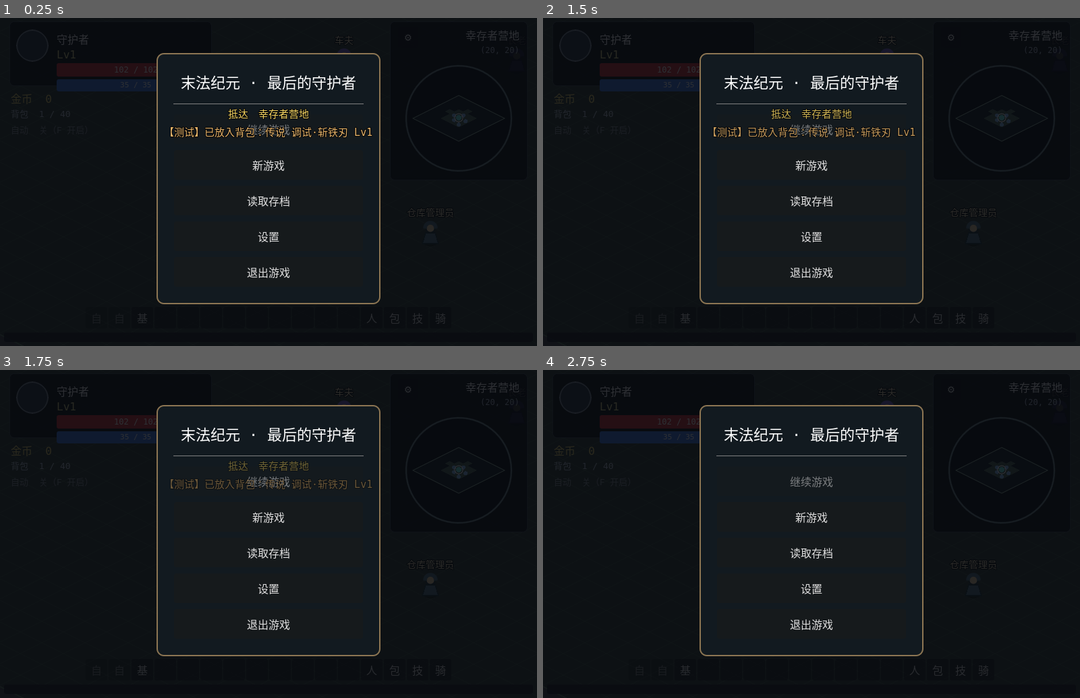
Above: before the commit, frames 1-4 (two rows, left to right).
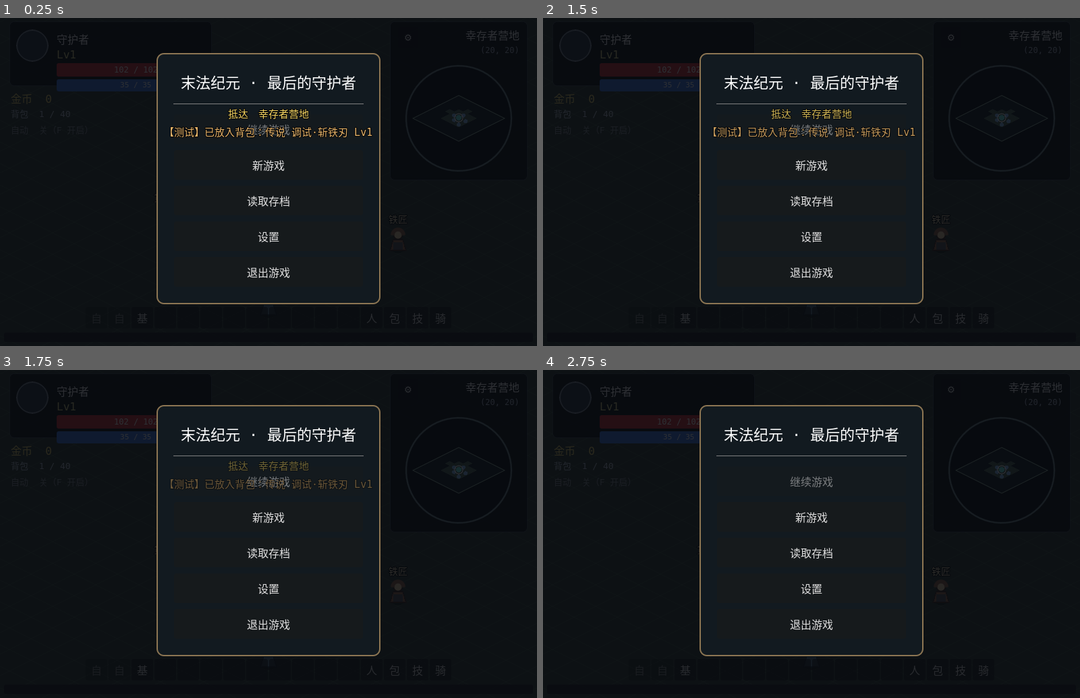
Above: after the commit, the same moments.

Repository: fengcms/DegenerateAge
Game: Godot game, scene res://scenes/Main.tscn
Same seed, same stepped clock (60 frames per second), same inputs: the game is played once before the commit and once after it.
Inputs:
- Up to frame 1 (0.25 s): no input
- Up to frame 2 (1.5 s): click "⚙" at 0.5 s; click "自" at 1.25 s
- Up to frame 3 (1.75 s): no input
- Up to frame 4 (2.75 s): click "自" at 2 s

The runs differ from the first frame. In frame 1, 0.1% of the frame differs, in the area x 28-85%, y 5-68%; in frame 2, 0.1%; in frame 3, 0.1%; in frame 4, 0.1%.

Commit message:
feat(m5-9b): 地图显示大小＝相机倍率（mapScale），切图后自动补应用
- 新增设置键 mapScale（0.8–1.5，默认 1.0）＝Camera2D.zoom，写进 default_settings()
- SettingsRuntime 新增 _apply_map_scale()（apply_all 末尾接线）/ apply_map_scale_to(camera)
  / map_scale_value()（读取 + clamp）。拆 *_to(camera) 是因为 Game.tscn 未必是 current_scene
  （测试直接加载时不是），按路径查会落空 —— 与既有 apply_ui_scale_to(ui) 同模式
- game.gd 相机装配段（limit 四行与 reset_smoothing 之间）补应用一次：
  切图 reload 重建 Player/Camera2D 后倍率不丢
- DisplayProbe 新增 --map-scale=X 模式（固定 1280×800，只变 zoom）
- 实测：0.8 / 1.0 / 1.5 ⇒ 相机 zoom 同步，可见世界 1600×1000 / 1280×800 / 853×533、
  玩家像素高 19.2 / 24 / 36（可见世界 = 视口÷zoom，自洽）；HUD / 小地图 / 快捷栏三档完全一致
  （三轴解耦成立）；截图同时暴露 NPC 头顶名随 zoom 缩放 ⇒ 印证 M5-9e 必做
- 冒烟新增 _test_map_scale：取值 / clamp / 缺键默认 + apply_map_scale_to 生效 +
  加载 Game.tscn 后 zoom == 0.8（证明世界装配确实补应用）
- 无需 schema 升级（缺键取默认 1.0）
- 文档：工程 17（M5-9b 执行记录）、15（批次②B 进度）、08（头部 / §1 / §2 / §5.18 标题 / 新增 §5.18.1 / §11）
- 验证：导入 0 error / 冒烟全部通过 / SettingsTest 全部通过 / 启动回归配置校验通过 0 SCRIPT ERROR

Diff:
--- a/autoload/game_state.gd
+++ b/autoload/game_state.gd
@@ -122,6 +122,7 @@
 		"screenShake": true,
 		"strongFlash": true,
 		"textScale": 1.0,
+		"mapScale": 1.0,              # M5-9b（09-A）：地图显示大小＝相机 zoom（0.8–1.5）
 		"fullscreen": false,
 		"resolution": "auto",
 		"qualityFilter": "all",
--- a/scripts/systems/settings_runtime.gd
+++ b/scripts/systems/settings_runtime.gd
@@ -72,6 +72,7 @@
 	_apply_audio()
 	_apply_ui_scale()
 	_apply_text_scale()
+	_apply_map_scale()
 	_apply_window()
 
 ## M5-9a（09-A 显示适配，工程 17）：渲染策略 = disabled。
@@ -149,6 +150,29 @@
 	for child in node.get_children():
 		_text_scale_node(child, factor)
 
+## M5-9b（09-A §4）：地图显示大小 = 相机 zoom（80/100/125/150% ⇒ 0.8/1.0/1.25/1.5）。
+## zoom < 1 时可见范围等比例变大（不改碰撞、射程、怪物数量、拾取距离，创意 09 §4）；
+## 数据不变时相机被 limit 夹住 ⇒ 地图外围会出现底色空白 —— 属"地图真实边界外仍受相机限制"
+## 的预期行为，不视为缺陷（是否给边界外做装饰留 M6）。
+static func _apply_map_scale() -> void:
+	var tree := Engine.get_main_loop() as SceneTree
+	if tree == null or tree.current_scene == null:
+		return
+	var camera := tree.current_scene.get_node_or_null("Game/Entities/Player/Camera2D") as Camera2D
+	if camera == null:
+		return
+	apply_map_scale_to(camera)
+
+## 供世界装配（game.gd）在**切图重建 Player 后**调用：不依赖 current_scene 的节点路径。
+static func apply_map_scale_to(camera: Camera2D) -> void:
+	if camera == null or not is_instance_valid(camera):
+		return
+	camera.zoom = Vector2.ONE * map_scale_value()
+
+## 地图显示倍率（0.8–1.5）。缺键取默认 1.0，故 M5-9d 新增档位**无需 schema 升级**。
+static func map_scale_value() -> float:
+	return clampf(float(GameState.settings.get("mapScale", 1.0)), 0.8, 1.5)
+
 static func _apply_window() -> void:
 	var tree := Engine.get_main_loop() as SceneTree
 	if tree == null or OS.has_feature("headless"):
--- a/scripts/world/game.gd
+++ b/scripts/world/game.gd
@@ -77,6 +77,8 @@
 	_camera.limit_top = int(b.position.y)
 	_camera.limit_right = int(b.end.x)
 	_camera.limit_bottom = int(b.end.y)
+	# M5-9b（09-A）：切图 reload 会重建 Player/Camera2D，故在装配相机处补应用一次地图倍率。
+	SettingsRuntime.apply_map_scale_to(_camera)
 	_camera.reset_smoothing()
 
 	# 怪物点 / Boss 点 / NPC：全部按当前地图数据装配（M3-1）
--- a/tests/display_probe.gd
+++ b/tests/display_probe.gd
@@ -25,6 +25,7 @@
 var _rows: Array[Dictionary] = []
 var _tag := "after"
 var _legacy := false
+var _map_scale := 0.0   # >0 = M5-9b 地图倍率模式（固定窗口，只变相机 zoom）
 
 var _main: Node = null
 var _player: PlayerCharacter = null
@@ -36,6 +37,8 @@
 			_tag = String(arg).split("=", true, 1)[1]
 		elif String(arg) == "--legacy":
 			_legacy = true
+		elif String(arg).begins_with("--map-scale="):
+			_map_scale = float(String(arg).split("=", true, 1)[1])
 	await _run()
 	get_tree().quit(0 if _failures.is_empty() else 1)
 
@@ -98,10 +101,12 @@
 		await get_tree().process_frame
 	_cam.reset_smoothing()
 
-	for size in SIZES:
-		await _measure_at(size)
-
-	_report()
+	if _map_scale > 0.0:
+		await _measure_map_scale()
+	else:
+		for size in SIZES:
+			await _measure_at(size)
+		_report()
 	if not _failures.is_empty():
 		for message in _failures:
 			print("[DisplayProbe] 失败：", message)
@@ -157,6 +162,29 @@
 	])
 	await _capture("/tmp/degenerateage_m59a_%s_%dx%d.png" % [_tag, window.size.x, window.size.y])
 
+## M5-9b：固定窗口 1280×800，只变地图倍率 —— 验证「地图显示大小」= 相机 zoom 的端到端效果。
+func _measure_map_scale() -> void:
+	var window := get_window()
+	window.size = Vector2i(1280, 800)
+	for _i in range(15):
+		await get_tree().process_frame
+	if DisplayServer.get_name() != "headless":
+		await RenderingServer.frame_post_draw
+	GameState.settings["mapScale"] = _map_scale
+	SettingsRuntime.apply_map_scale_to(_cam)
+	_cam.reset_smoothing()
+	for _i in range(5):
+		await get_tree().process_frame
+	var vp := get_viewport()
+	var canvas_scale := vp.get_canvas_transform().get_scale()
+	var to_window := canvas_scale * vp.get_final_transform().get_scale()
+	var vis := vp.get_visible_rect().size
+	var world_visible := Vector2(vis.x / maxf(canvas_scale.x, 0.0001), vis.y / maxf(canvas_scale.y, 0.0001))
+	print("[地图倍率 %.2f] 相机 zoom=%s ｜ 可见世界=%.0f×%.0f ｜ 玩家像素高=%.1f" % [
+		_map_scale, str(_cam.zoom), world_visible.x, world_visible.y, PlayerCharacter.RADIUS * 2.0 * to_window.x,
+	])
+	await _capture("/tmp/degenerateage_m59b_map%s_%dx%d.png" % [str(_map_scale).replace(".", "p"), window.size.x, window.size.y])
+
 func _capture(path: String) -> void:
 	if DisplayServer.get_name() == "headless":
 		print("[DisplayProbe] 跳过截图（headless）")
--- a/tests/smoke_test.gd
+++ b/tests/smoke_test.gd
@@ -60,6 +60,7 @@
 	await _test_fog_ui()
 	_test_font_mono()
 	await _test_item_slot_count()
+	await _test_map_scale()
 	_finish()
 
 func _expect(cond: bool, msg: String) -> void:
@@ -2467,6 +2468,44 @@
 	slot.item = {}
 	_expect(slot._count.text == "", "空格不应显示数量")
 	slot.queue_free()
+	await get_tree().process_frame
+
+# ---- M5-9b（09-A §4）：地图显示大小（相机倍率）----
+func _test_map_scale() -> void:
+	# ① 取值与 clamp（纯逻辑，不依赖场景）
+	GameState.settings["mapScale"] = 0.8
+	_expect(is_equal_approx(SettingsRuntime.map_scale_value(), 0.8), "mapScale=0.8 应取 0.8")
+	GameState.settings["mapScale"] = 9.0
+	_expect(is_equal_approx(SettingsRuntime.map_scale_value(), 1.5), "mapScale 超上限应 clamp 到 1.5")
+	GameState.settings["mapScale"] = 0.1
+	_expect(is_equal_approx(SettingsRuntime.map_scale_value(), 0.8), "mapScale 超下限应 clamp 到 0.8")
+	GameState.settings.erase("mapScale")
+	_expect(is_equal_approx(SettingsRuntime.map_scale_value(), 1.0), "缺 mapScale 键应取默认 1.0（M5-9d 新增档位无需 schema 升级）")
+
+	# ② 应用到相机（zoom = 一倍率；zoom<1 = 可见范围更大）
+	var cam := Camera2D.new()
+	add_child(cam)
+	GameState.settings["mapScale"] = 0.8
+	SettingsRuntime.apply_map_scale_to(cam)
+	_expect(cam.zoom.is_equal_approx(Vector2(0.8, 0.8)), "mapScale=0.8 应使 zoom=(0.8,0.8)，实际 %s" % str(cam.zoom))
+	GameState.settings["mapScale"] = 1.25
+	SettingsRuntime.apply_map_scale_to(cam)
+	_expect(cam.zoom.is_equal_approx(Vector2(1.25, 1.25)), "mapScale=1.25 应使 zoom=(1.25,1.25)，实际 %s" % str(cam.zoom))
+	cam.queue_free()
+
+	# ③ 世界装配时补应用（切图 reload 会重建 Player/Camera2D，见 game.gd 相机段）
+	GameState.reset_to_defaults()
+	GameState.settings["mapScale"] = 0.8
+	var game: Node = load("res://scenes/Game.tscn").instantiate()
+	add_child(game)
+	await get_tree().process_frame
+	var scene_cam: Camera2D = game.get_node_or_null("Entities/Player/Camera2D") as Camera2D
+	_expect(scene_cam != null, "Game.tscn 应含 Entities/Player/Camera2D")
+	if scene_cam != null:
+		_expect(scene_cam.zoom.is_equal_approx(Vector2(0.8, 0.8)),
+			"世界装配应按设置应用地图倍率（zoom=0.8），实际 %s" % str(scene_cam.zoom))
+	game.queue_free()
+	GameState.settings.erase("mapScale")
 	await get_tree().process_frame
 
 func _finish() -> void:
Not shown, changed: docs/工程文档/08-开发交接文档.md
Not shown, changed: docs/工程文档/15-M5收口与MVP实施方案.md
Not shown, changed: docs/工程文档/17-高分辨率显示适配实施方案（09-A）.md
